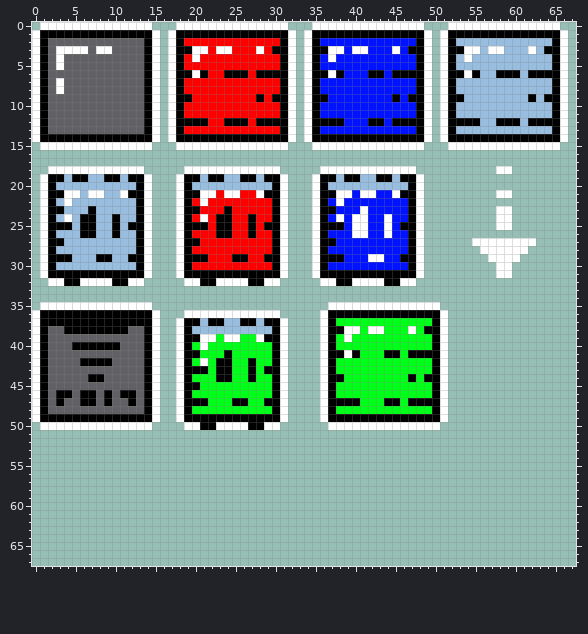
Edited in one commit: sprite sheet (Assets/Sprites/Sptires.png). This is how it looked before the edit.
The file is 68x68 pixels.
New version:
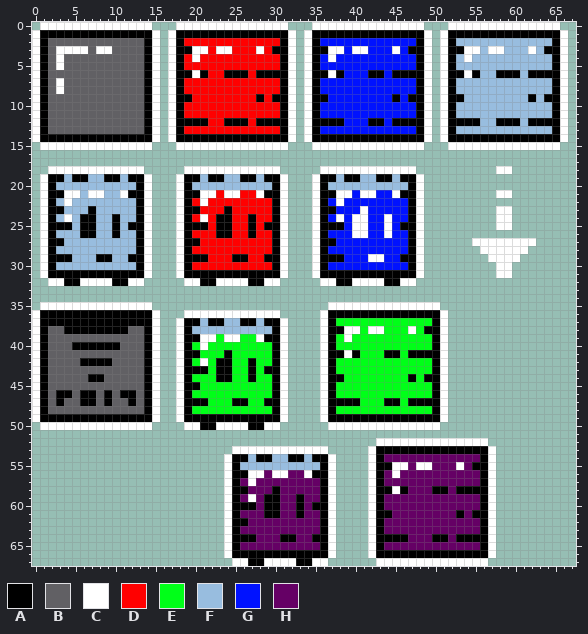
Palette (. is transparent): A #000000  B #616064  C #ffffff  D #ff0000  E #00ff18  F #98bddf  G #0012ff  H #650065
What changed:
Changed rows in their new state; - is an unchanged pixel.
first column x 24:
52 -------------------CCCCCCCCCCCCCC-
53 -CCCCCCCCCCCC-----CAAAAAAAAAAAAAAC
54 CAAFAAFFAAFAAC----CAHHHHHHHHHHHHAC
55 CAFFFFFFFFFFAC----CAACCHCCHHHCHAAC
56 CAACCHCCHHCAAC----CAHCHHHHHHHHHHAC
57 CAHCHHHHHHHHAC----CAHHHHHHHHHHHHAC
58 CAAHHHAHHHHHAC----CAACAHHHAAHAAAAC
59 CAHCHAAHHAHHAC----CAHHHHHHHHHHHHAC
60 CAAAHAAHHAHAAC----CAHHHHHHHHHHHHAC
61 CAHHHAAHHAHHAC----CAAHHHHHHHHAHAAC
62 CAAHHHHHHHHHAC----CAHHHHHHHHHHHHAC
63 CAHHHHHHHHHHAC----CAHHHHHHHHHHHHAC
64 CAAAHHHAAHHAAC----CAAAAHHHAAHAAAAC
65 CAHHHHHHHHHHAC----CAHHHHHHHHHHHHAC
66 CAAAAAAAAAAAAC----CAAAAAAAAAAAAAAC
67 -CCAACCCCAACC------CCCCCCCCCCCCCC-
